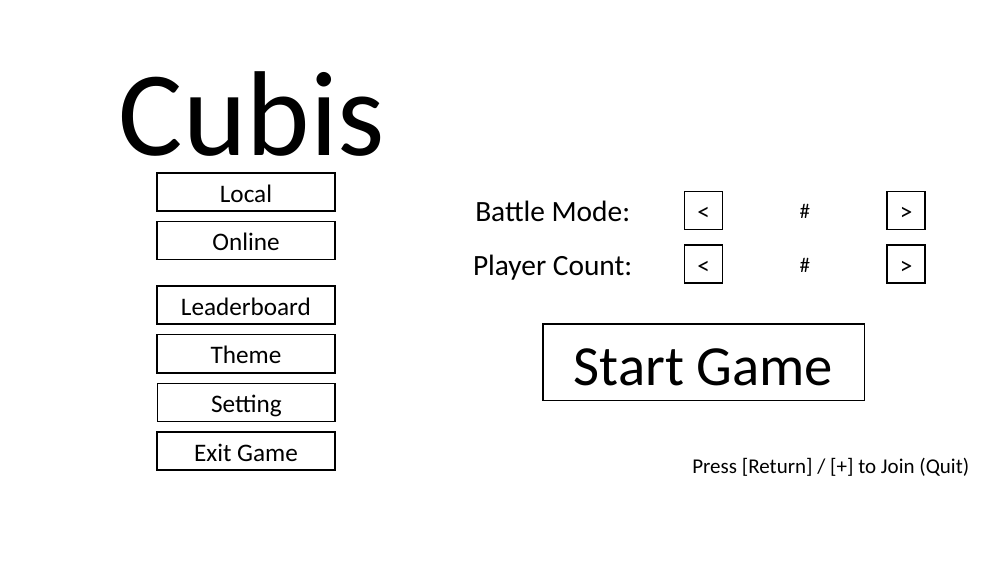
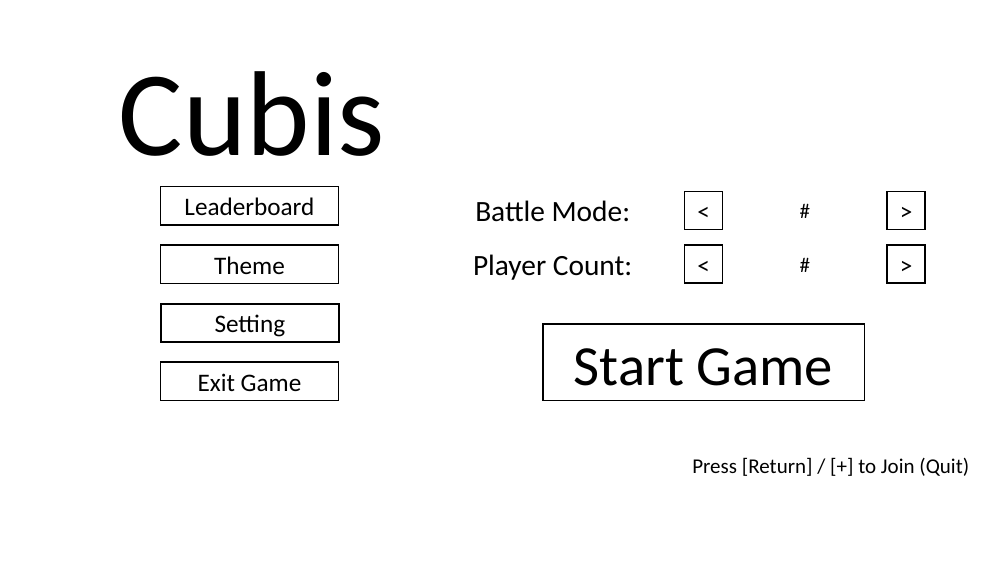
Before and after one commit to fai227/cubis-test, a slide deck: slide 2 of ui/blueprint.pptx. Drawn at 1008x567 pixels with LibreOffice and Linux fonts; fonts in the diff are those of the drawing. Boxes give left, top, right and bottom in pixels: in the first picture for what was removed or moved away, otherwise in the second. Text is boxed around its words. In the diff, an @@ line names an element or a change of style, - is before the commit and + after.

```diff
--- a/ui/blueprint.pptx
+++ b/ui/blueprint.pptx
@@ rectangle removed at bbox=[157, 173, 335, 211] @@
-Local
@@ rectangle "Leaderboard": place and size @@
-rectangle "Leaderboard" at bbox=[157, 286, 335, 324]
+rectangle "Leaderboard" at bbox=[160, 187, 338, 225]
@@ rectangle removed at bbox=[157, 222, 335, 259] @@
-Online
@@ rectangle "Theme": place and size @@
-rectangle "Theme" at bbox=[157, 335, 335, 373]
+rectangle "Theme" at bbox=[160, 245, 338, 283]
@@ rectangle "Setting": place and size @@
-rectangle "Setting" at bbox=[157, 383, 335, 421]
+rectangle "Setting" at bbox=[161, 304, 339, 342]
@@ rectangle "Exit Game": place and size @@
-rectangle "Exit Game" at bbox=[157, 432, 335, 470]
+rectangle "Exit Game" at bbox=[160, 362, 338, 400]
```
Also in this commit, not shown: 1 other slide changed, 2 slides added, 6 other files.
